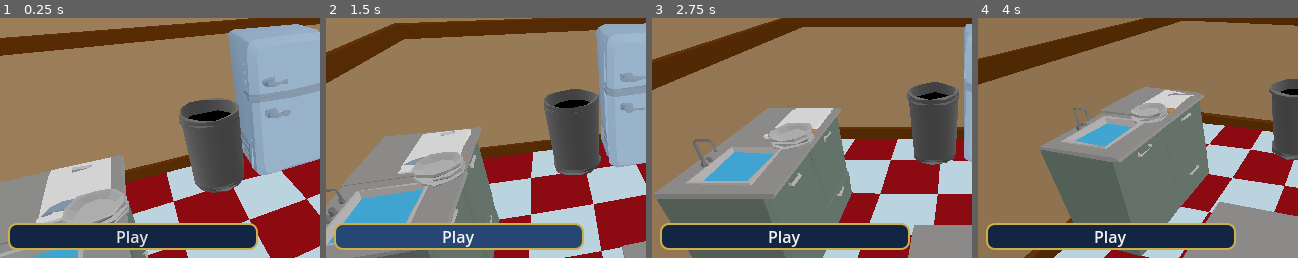
Above: before the commit, frames 1-4 (left to right).
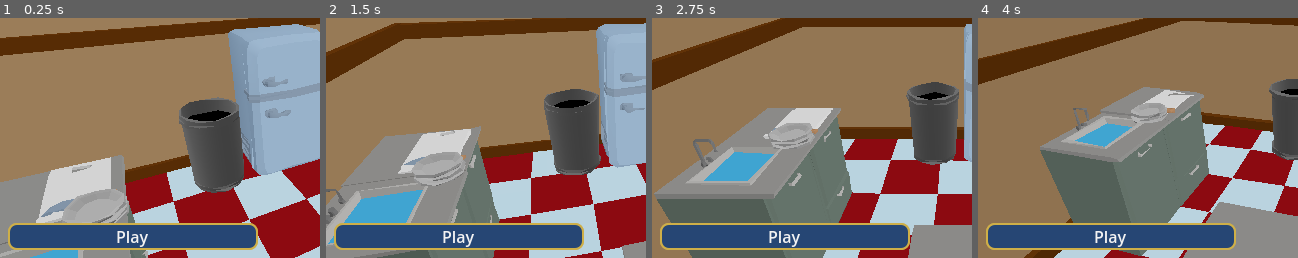
Above: after the commit, the same moments.

Repository: connor-lennox/DemoDisk
Game: Godot game, scene res://scenes/title/title_scene.tscn
The game is run twice, just before and just after one commit, with the same random seed, the same clock (stepped at 60 frames per second) and the same inputs. This scene is started directly instead of the project's main scene.
Inputs (mouse positions are % of the whole screen's width and height, from its top left):
- Up to frame 1 (0.25 s): no input
- Up to frame 2 (1.5 s): click "Play" at 0.5 s; click "Play" at 1.25 s
- Up to frame 3 (2.75 s): tap Enter (ui_accept) at 2, 2.1, 2.27, 2.57 s; move the mouse to (72, 45) at 2.02 s; hold D (move_right) from 2.03 s (still down)
- Up to frame 4 (4 s): move the mouse to (30, 55) at 2.77 s; release D (move_right) at 2.78 s; hold S (move_back) 2.78-3.53 s; click (30, 55) at 2.85 s; tap Enter (ui_accept) at 3.02, 3.05, 3.32, 3.6 s; move the mouse to (60, 28) at 3.52 s; hold D (move_right) from 3.53 s (still down)
The pictures show only the part of the screen within x 2-52%, y 25-75%; the shares and areas given below are measured in that part.

The runs differ from the first frame. In frame 1, 7.2% of the frame differs, in the area x 3-81%, y 85-97%; in frame 2, less than 0.1%; in frame 3, 7.1%; in frame 4, 7.1%.
Error in both runs: Attempt to call function 'switch_to_scene' in base 'null instance' on a null instance. (res://scenes/scene_manager.gd:4)

Commit message:
upgrade to 4.2, add controller support

Diff:
--- a/nodes/player/player.gd
+++ b/nodes/player/player.gd
@@ -15,6 +15,7 @@
 var locked: bool = false
 
 @export var mouse_sens = 0.15
+@export var controller_sens = 2.2
 var camera_anglev=0
 
 @export var camera_x_limit = 35
@@ -45,6 +46,15 @@
 		move_to_station(current_station - 2 if current_station > 1 else len(stations) - (2 - current_station))
 	if Input.is_action_just_pressed("interact") and not interacting:
 		try_interact()
+
+
+	# Process controller-driven rotation
+	var controller_rotation = Input.get_vector("rotate_right", "rotate_left", "rotate_down", "rotate_up").normalized() * controller_sens
+
+	camera_rig.rotate_y(deg_to_rad(controller_rotation.x))
+	camera_rig.rotate_object_local(Vector3.RIGHT, deg_to_rad(controller_rotation.y))
+	camera_rig.rotation_degrees.y = clamp(camera_rig.rotation_degrees.y, -camera_x_limit, camera_x_limit)
+	camera_rig.rotation_degrees.x = clamp(camera_rig.rotation_degrees.x, -camera_y_limit, camera_y_limit)
 
 
 func _input(event):
--- a/project.godot
+++ b/project.godot
@@ -12,7 +12,7 @@
 
 config/name="Lunch Rush"
 run/main_scene="res://game.tscn"
-config/features=PackedStringArray("4.1", "Forward Plus")
+config/features=PackedStringArray("4.2", "Forward Plus")
 boot_splash/show_image=false
 config/icon="res://assets/icons/burger_deluxe_ds.png"
 
@@ -41,21 +41,38 @@
 
 [input]
 
+ui_accept={
+"deadzone": 0.5,
+"events": [Object(InputEventKey,"resource_local_to_scene":false,"resource_name":"","device":0,"window_id":0,"alt_pressed":false,"shift_pressed":false,"ctrl_pressed":false,"meta_pressed":false,"pressed":false,"keycode":4194309,"physical_keycode":0,"key_label":0,"unicode":0,"echo":false,"script":null)
+, Object(InputEventKey,"resource_local_to_scene":false,"resource_name":"","device":0,"window_id":0,"alt_pressed":false,"shift_pressed":false,"ctrl_pressed":false,"meta_pressed":false,"pressed":false,"keycode":4194310,"physical_keycode":0,"key_label":0,"unicode":0,"echo":false,"script":null)
+, Object(InputEventKey,"resource_local_to_scene":false,"resource_name":"","device":0,"window_id":0,"alt_pressed":false,"shift_pressed":false,"ctrl_pressed":false,"meta_pressed":false,"pressed":false,"keycode":32,"physical_keycode":0,"key_label":0,"unicode":32,"echo":false,"script":null)
+, Object(InputEventJoypadButton,"resource_local_to_scene":false,"resource_name":"","device":-1,"button_index":0,"pressure":0.0,"pressed":true,"script":null)
+]
+}
+ui_select={
+"deadzone": 0.5,
+"events": [Object(InputEventKey,"resource_local_to_scene":false,"resource_name":"","device":0,"window_id":0,"alt_pressed":false,"shift_pressed":false,"ctrl_pressed":false,"meta_pressed":false,"pressed":false,"keycode":32,"physical_keycode":0,"key_label":0,"unicode":32,"echo":false,"script":null)
+, Object(InputEventJoypadButton,"resource_local_to_scene":false,"resource_name":"","device":-1,"button_index":0,"pressure":0.0,"pressed":true,"script":null)
+]
+}
 interact={
 "deadzone": 0.5,
 "events": [Object(InputEventMouseButton,"resource_local_to_scene":false,"resource_name":"","device":-1,"window_id":0,"a …(253 unchanged characters)…
+, Object(InputEventJoypadButton,"resource_local_to_scene":false,"resource_name":"","device":-1,"button_index":0,"pressure":0.0,"pressed":true,"script":null)
 ]
 }
 move_left={
 "deadzone": 0.5,
 "events": [Object(InputEventKey,"resource_local_to_scene":false,"resource_name":"","device":-1,"window_id":0,"alt_pressed":false,"shift_pressed":false,"ctrl_pressed":false,"meta_pressed":false,"pressed":false,"keycode":0,"physical_keycode":65,"key_label":0,"unicode":97,"echo":false,"script":null)
 , Object(InputEventKey,"resource_local_to_scene":false,"resource_name":"","device":-1,"window_id":0,"alt_pressed":false,"shift_pressed":false,"ctrl_pressed":false,"meta_pressed":false,"pressed":false,"keycode":0,"physical_keycode":4194319,"key_label":0,"unicode":0,"echo":false,"script":null)
+, Object(InputEventJoypadButton,"resource_local_to_scene":false,"resource_name":"","device":-1,"button_index":9,"pressure":0.0,"pressed":true,"script":null)
 ]
 }
 move_right={
 "deadzone": 0.5,
 "events": [Object(InputEventKey,"resource_local_to_scene":false,"resource_name":"","device":-1,"window_id":0,"alt_pressed":false,"shift_pressed":false,"ctrl_pressed":false,"meta_pressed":false,"pressed":false,"keycode":0,"physical_keycode":68,"key_label":0,"unicode":100,"echo":false,"script":null)
 , Object(InputEventKey,"resource_local_to_scene":false,"resource_name":"","device":-1,"window_id":0,"alt_pressed":false,"shift_pressed":false,"ctrl_pressed":false,"meta_pressed":false,"pressed":false,"keycode":0,"physical_keycode":4194321,"key_label":0,"unicode":0,"echo":false,"script":null)
+, Object(InputEventJoypadButton,"resource_local_to_scene":false,"resource_name":"","device":-1,"button_index":10,"pressure":0.0,"pressed":true,"script":null)
 ]
 }
 move_back={
@@ -64,6 +81,26 @@
 , Object(InputEventKey,"resource_local_to_scene":false,"resource_name":"","device":-1,"window_id":0,"alt_pressed":false,"shift_pressed":false,"ctrl_pressed":false,"meta_pressed":false,"pressed":false,"keycode":0,"physical_keycode":4194322,"key_label":0,"unicode":0,"echo":false,"script":null)
 ]
 }
+rotate_up={
+"deadzone": 0.5,
+"events": [Object(InputEventJoypadMotion,"resource_local_to_scene":false,"resource_name":"","device":-1,"axis":1,"axis_value":-1.0,"script":null)
+]
+}
+rotate_down={
+"deadzone": 0.5,
+"events": [Object(InputEventJoypadMotion,"resource_local_to_scene":false,"resource_name":"","device":-1,"axis":1,"axis_value":1.0,"script":null)
+]
+}
+rotate_left={
+"deadzone": 0.5,
+"events": [Object(InputEventJoypadMotion,"resource_local_to_scene":false,"resource_name":"","device":-1,"axis":0,"axis_value":-1.0,"script":null)
+]
+}
+rotate_right={
+"deadzone": 0.5,
+"events": [Object(InputEventJoypadMotion,"resource_local_to_scene":false,"resource_name":"","device":-1,"axis":0,"axis_value":1.0,"script":null)
+]
+}
 
 [layer_names]
 
--- a/scenes/game_over/game_over_scene.gd
+++ b/scenes/game_over/game_over_scene.gd
@@ -4,6 +4,7 @@
 # Called when the node enters the scene tree for the first time.
 func _ready():
 	Input.mouse_mode = Input.MOUSE_MODE_VISIBLE
+	$Button.call_deferred("grab_focus")
 
 func _back_to_title():
 	SceneManager.switch_to_title()
--- a/scenes/title/title_scene.gd
+++ b/scenes/title/title_scene.gd
@@ -4,6 +4,7 @@
 
 func _ready():
 	Input.mouse_mode = Input.MOUSE_MODE_VISIBLE
+	$MarginContainer/VBoxContainer/PlayButton.call_deferred("grab_focus")
 	Bgm.play_title_music()
 
 func _process(delta):
--- a/scenes/title/title_scene.tscn
+++ b/scenes/title/title_scene.tscn
@@ -36,22 +36,28 @@
 [node name="PlayButton" type="Button" parent="MarginContainer/VBoxContainer"]
 custom_minimum_size = Vector2(250, 0)
 layout_mode = 2
+focus_neighbor_bottom = NodePath("../LevelSelectButton")
 text = "Play"
 
 [node name="LevelSelectButton" type="Button" parent="MarginContainer/VBoxContainer"]
 custom_minimum_size = Vector2(250, 0)
 layout_mode = 2
+focus_neighbor_top = NodePath("../PlayButton")
+focus_neighbor_bottom = NodePath("../TutorialButton")
 disabled = true
 text = "Level Select"
 
 [node name="TutorialButton" type="Button" parent="MarginContainer/VBoxContainer"]
 custom_minimum_size = Vector2(250, 0)
 layout_mode = 2
+focus_neighbor_top = NodePath("../LevelSelectButton")
+focus_neighbor_bottom = NodePath("../ExitButton")
 text = "Tutorial"
 
 [node name="ExitButton" type="Button" parent="MarginContainer/VBoxContainer"]
 custom_minimum_size = Vector2(250, 0)
 layout_mode = 2
+focus_neighbor_top = NodePath("../TutorialButton")
 text = "Exit"
 
 [node name="Restaurant" parent="." instance=ExtResource("2_a70bl")]
--- a/ui/ui_theme.tres
+++ b/ui/ui_theme.tres
@@ -11,8 +11,6 @@
 corner_radius_top_right = 8
 corner_radius_bottom_right = 8
 corner_radius_bottom_left = 8
-
-[sub_resource type="StyleBoxEmpty" id="StyleBoxEmpty_wi105"]
 
 [sub_resource type="StyleBoxFlat" id="StyleBoxFlat_1ildk"]
 bg_color = Color(0.14902, 0.27451, 0.454902, 1)
@@ -52,7 +50,7 @@
 
 [resource]
 Button/styles/disabled = SubResource("StyleBoxFlat_p7i83")
-Button/styles/focus = SubResource("StyleBoxEmpty_wi105")
+Button/styles/focus = SubResource("StyleBoxFlat_1ildk")
 Button/styles/hover = SubResource("StyleBoxFlat_1ildk")
 Button/styles/normal = SubResource("StyleBoxFlat_gn56p")
 Button/styles/pressed = SubResource("StyleBoxFlat_6s5xk")
Not shown, changed: assets/food/Burger.glb.import
Not shown, changed: assets/food/BurgerPatty_Burned.glb.import
Not shown, changed: assets/food/BurgerPatty_Cooked.glb.import
Not shown, changed: assets/food/BurgerPatty_Raw.glb.import
Not shown, changed: assets/food/Burger_Bread.glb.import
Not shown, changed: assets/food/Burger_Cheese.glb.import
Not shown, changed: assets/food/Burger_Plain.glb.import
Not shown, changed: assets/food/Cheese_Singles.glb.import
Not shown, changed: assets/food/Hotdog.glb.import
Not shown, changed: assets/food/Hotdog_Bun.glb.import
Not shown, changed: assets/food/Just_Hotdog.glb.import
Not shown, changed: assets/food/Lettuce.glb.import
(and 36 more such lines)
